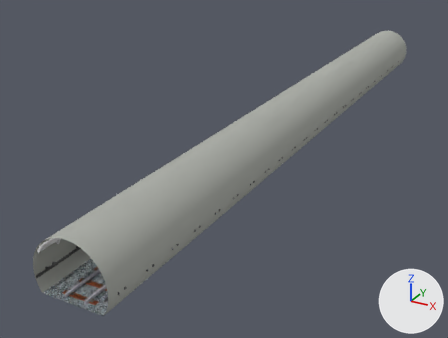
A saved change to the Blender file 01-Models/Tunnel.blend.
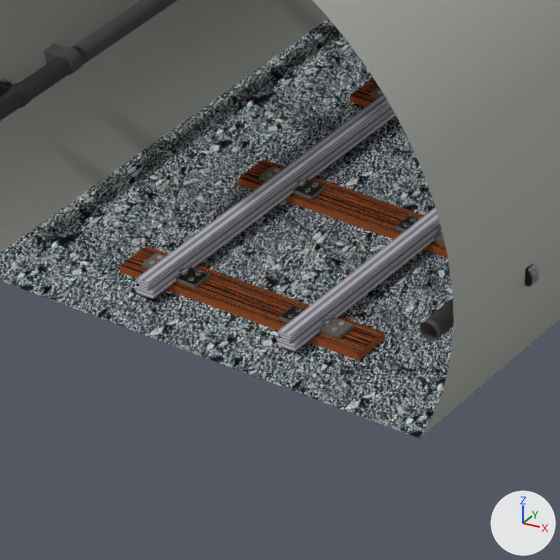
Each version appears first whole from a 50 mm lens placed at (8.0, -8.9, 7.8), pointed at (-1.9, 9.0, -1.1), and next in a close-up on the part from 10% to 27% of the width and 76% to 98% of the height. The lights are fixed; the arrows at lower right show +X, +Y and +Z.

The first close-up shows 'Boden', 'Holz', 'Rohr', 'SchieneL', 'SchieneR', 'Teil', 'Tunnel'.
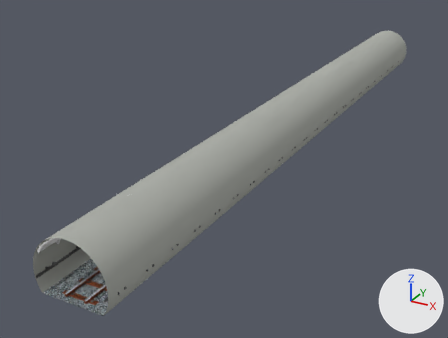
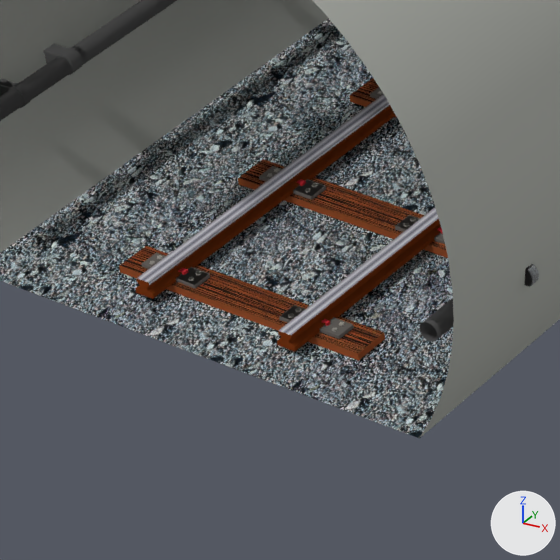
The edits, one by one:
Material 'Material.012' (mat_material_012) is new.
Its base color is (0.184, 0.0364, 0.00756) (brown #773615).
me_plane_005 has 24 vertices, 22 faces and spans x 0.0..0.576, y 0.0..1.363, z 0.081..0.272.
me_plane_005 is used by ob_schienel; location (-0.282, -0.877, 0.001); scale (0.0565, 0.202, 0.277).
me_plane_005 part 1: all 5 faces centred in x 0.127..0.288, y 0.0, z 0.108..0.255 switch from mat_material_001 (picture img_eisen_jpg_001) to mat_material_012 (brown #773615).
me_plane_005 part 2: all 4 faces centred in x 0.253..0.414, y 0.681, z 0.081..0.221 switch from mat_material_001 (picture img_eisen_jpg_001) to mat_material_012 (brown #773615).
me_plane_005 part 3: the 1 face centred in x 0.576, y 0.681, z 0.108 switches from mat_material_001 (picture img_eisen_jpg_001) to mat_material_012 (brown #773615).
me_plane_001 has 24 vertices, 22 faces and spans x 0.0..0.576, y 0.0..1.363, z 0.081..0.272.
me_plane_001 is used by ob_schiener; location (0.251, -0.877, 0.001); scale (0.0565, 0.202, 0.277).
me_plane_001 part 4: all 21 faces centred in x 0.001..0.576, y 0.0..1.363, z 0.081..0.255 switch from mat_material (picture img_eisen_jpg) to mat_material_012 (brown #773615).

Location of each change, (x1, y1, x2, y2) in pixels of the close-ups (560 x 560 px):
part 1 of me_plane_005, recoloured (grey to brown): (135, 278, 153, 299) in both
part 2 of me_plane_005, recoloured (grey to brown): (136, 105, 394, 295) in both
part 3 of me_plane_005, recoloured (grey to brown): (153, 113, 396, 298) in both
part 4 of me_plane_001, recoloured (grey to brown): (277, 219, 441, 351) in both
